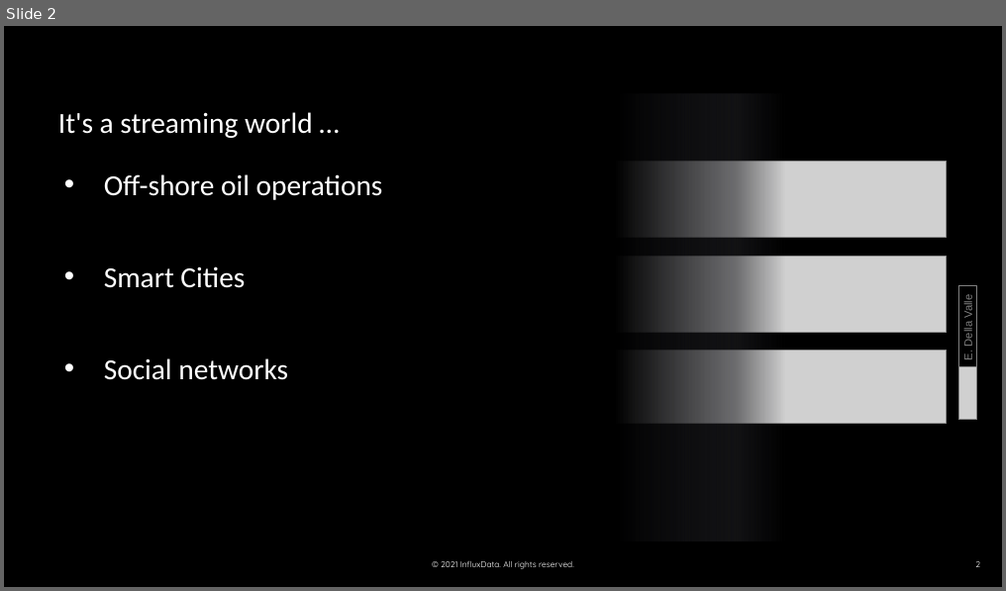
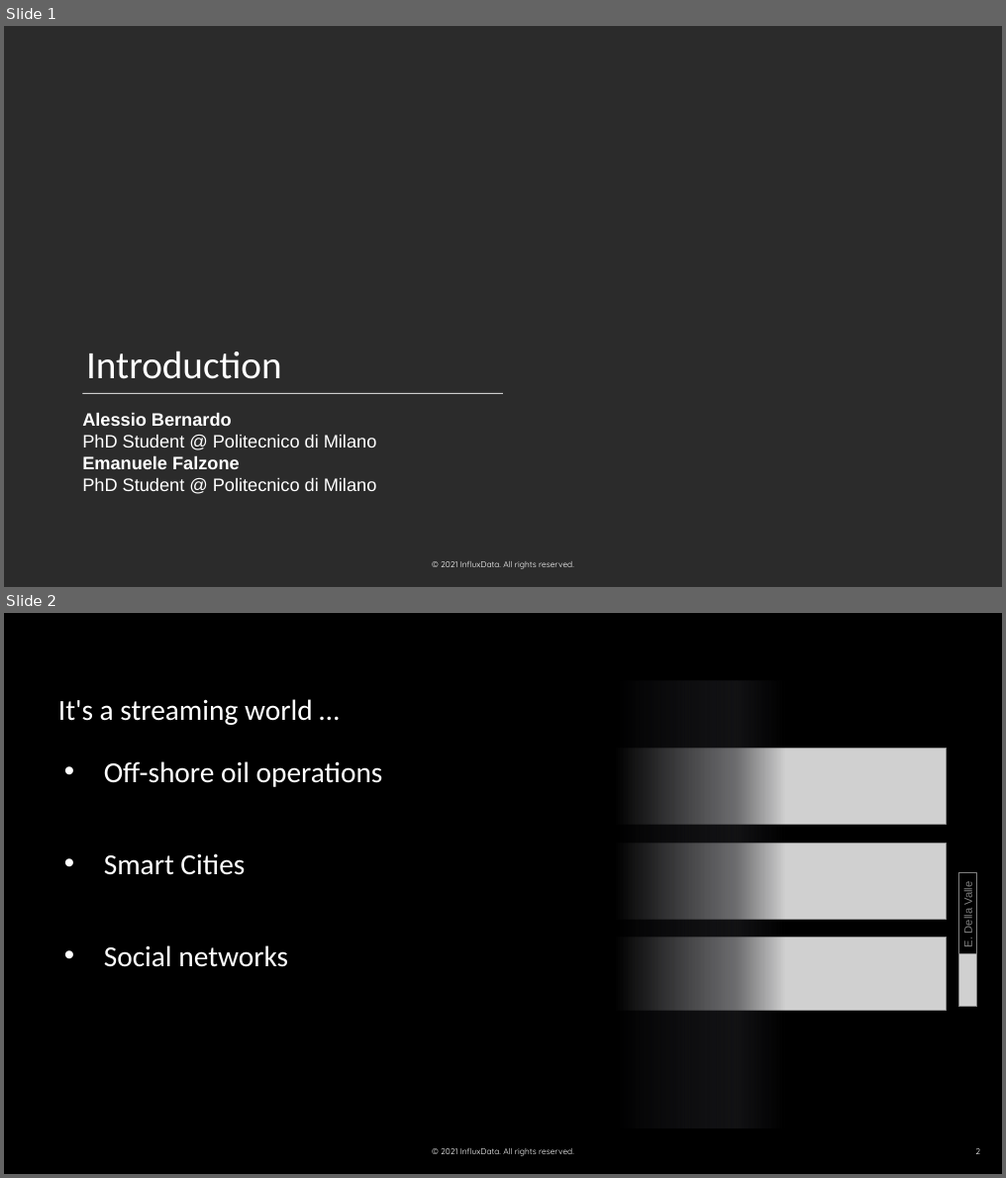
Before and after one commit to influxdata/influxdb-university, a slide deck: Training-material/day 1/01_motivation.pptx. Shown one above the other, each under a label of ours: slide 2 before the commit, slides 1 and 2 after it. The pictures are 1006x591 and 1006x1178 pixels, drawn with LibreOffice and Linux fonts; fonts in the diff are those of the drawing; grey boxes stand for pictures; background and template pictures are left out; a plain dark background stands for a picture behind light text. Boxes give left, top, right and bottom in pixels: in the first picture for what was removed or moved away, otherwise in the second. Text is boxed around its words. In the diff, an @@ line names an element or a change of style, - is before the commit and + after.

```diff
--- a/Training-material/day 1/01_motivation.pptx
+++ b/Training-material/day 1/01_motivation.pptx
@@ slide 1 added at <box>4,26,1002,587</box>, background picture (left out); not listed: 1 template element that a slide beside it also shows @@
@@ title added at <box>86,351,281,379</box>, 28 pt, text #FFFFFF @@
+Introduction
@@ line added from (83, 393) to (503, 393), #FFFFFF 0.75 pt @@
@@ line added from (83, 393) to (503, 393), #FFFFFF 0.75 pt @@
@@ text added at <box>82,412,377,491</box>, 13 pt, text #FFFFFF @@
+Alessio Bernardo
+PhD Student @ Politecnico di Milano
+Emanuele Falzone
+PhD Student @ Politecnico di Milano
```
Also in this commit, not shown: 5 slides changed, 1 other slide added, 2 slides removed, 21 other files.
